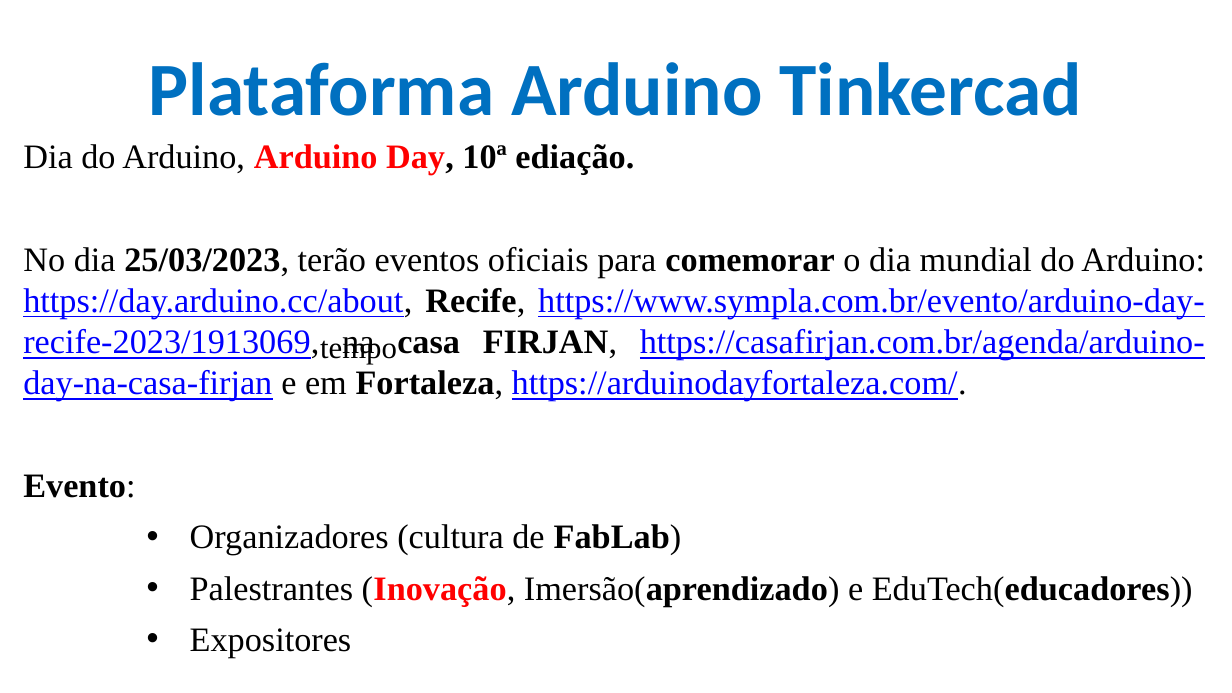
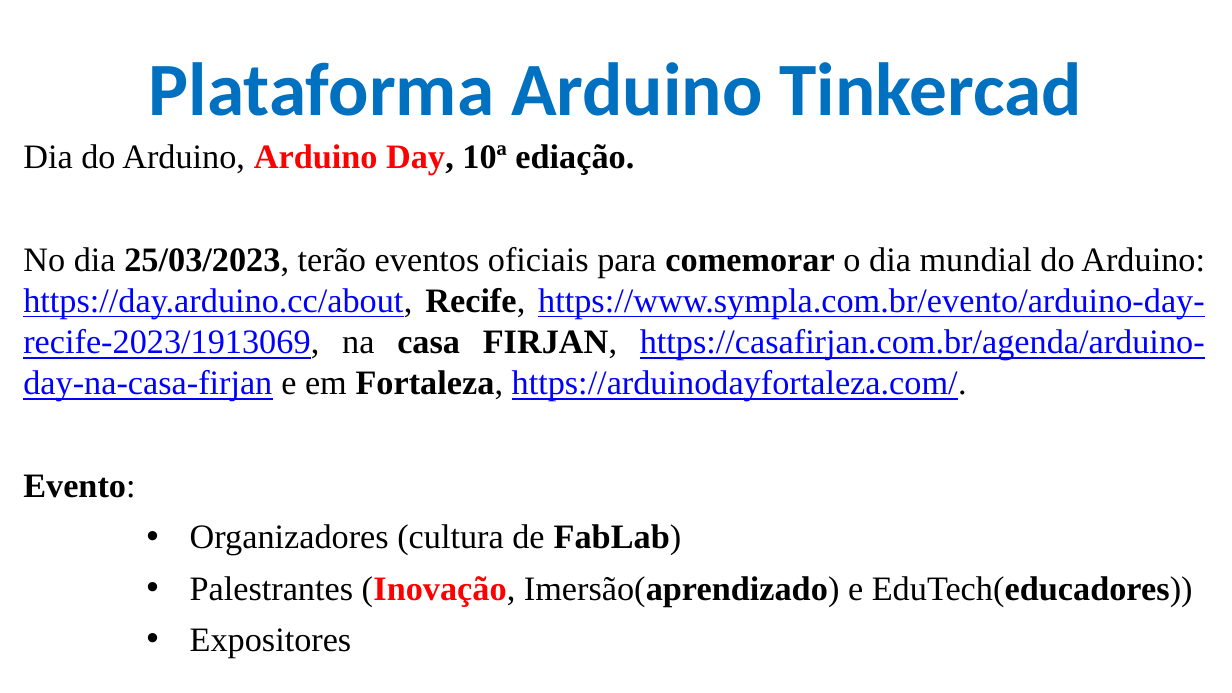
Before and after one commit to CloudEducationBrazil/WydenArea1ProgramacaoMicrocontroladores, a slide deck: slide 5 of 01 Classes/Aula 03 - Programação Microcontroladores - Arduino Tinkercad.pptx. Drawn at 1232x693 pixels with LibreOffice and Linux fonts; fonts in the diff are those of the drawing; background and template pictures are left out. Boxes give left, top, right and bottom in pixels: in the first picture for what was removed or moved away, otherwise in the second. Text is boxed around its words. In the diff, an @@ line names an element or a change of style, - is before the commit and + after.

Commit message:
ppts prática tinkercad microcontroladores 29032023

```diff
--- a/01 Classes/Aula 03 - Programação Microcontroladores - Arduino Tinkercad.pptx
+++ b/01 Classes/Aula 03 - Programação Microcontroladores - Arduino Tinkercad.pptx
@@ text removed at (320, 337, 397, 364) @@
-tempo
```
Also in this commit, not shown: 5 other slides changed, 2 other files.
